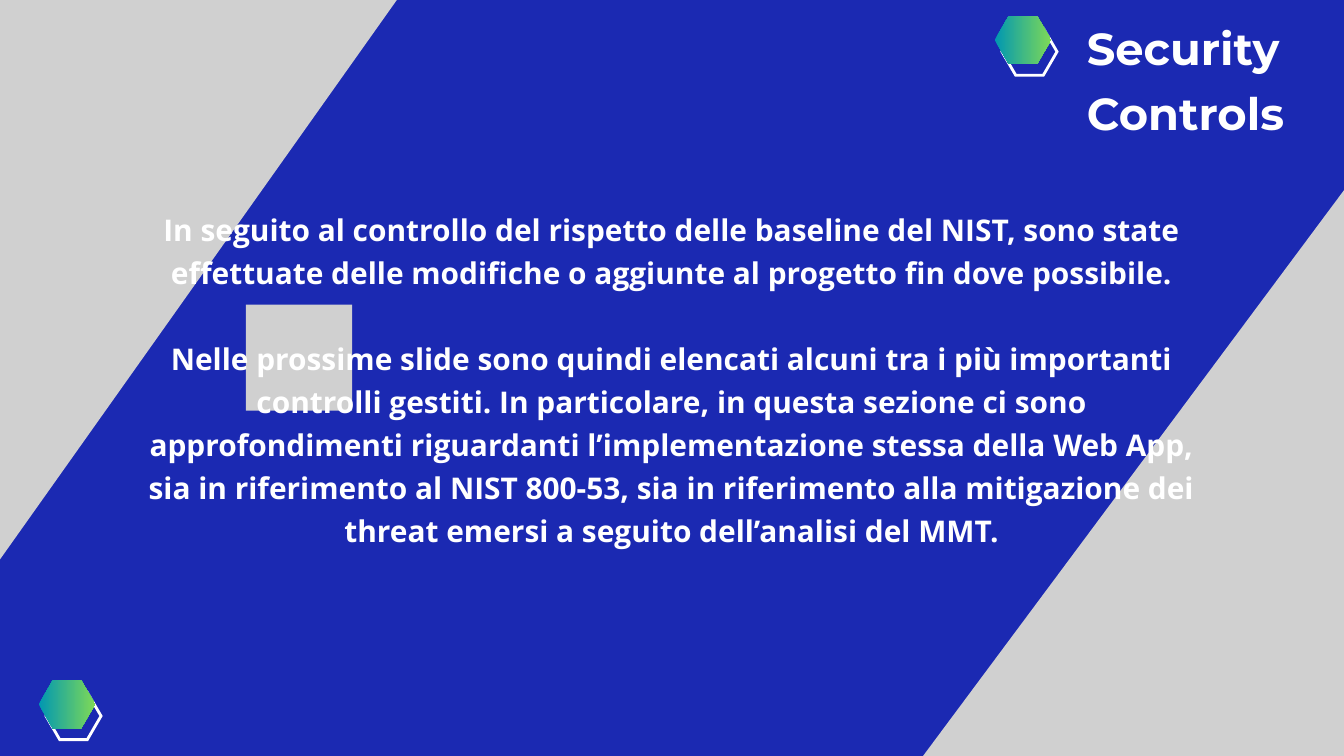
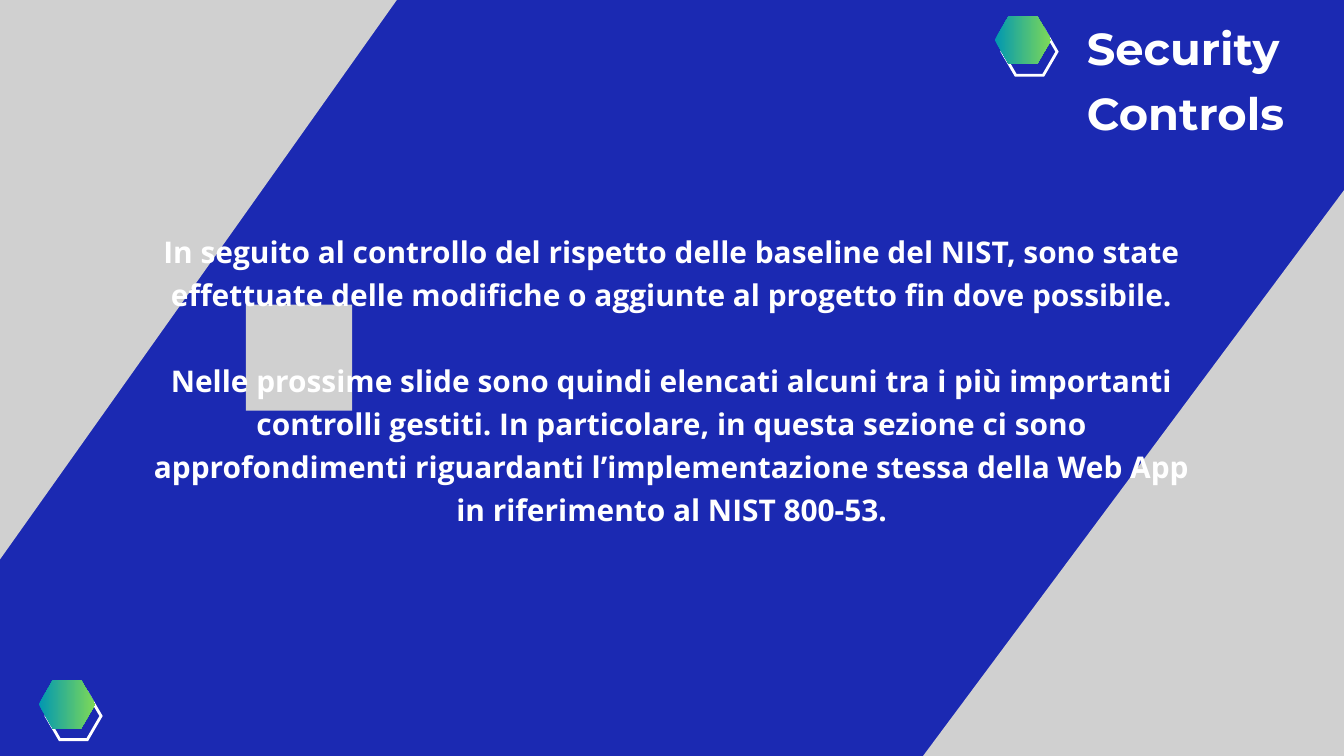
Before and after one commit to GiadaOttaiano/SystemSecurity, a slide deck: slide 94 of SystemSecurity.pptx (slide 82 before the commit). Drawn at 1344x756 pixels with LibreOffice and Linux fonts; fonts in the diff are those of the drawing; grey boxes stand for pictures. Boxes give left, top, right and bottom in pixels: in the first picture for what was removed or moved away, otherwise in the second. Text is boxed around its words. In the diff, an @@ line names an element or a change of style, - is before the commit and + after.

```diff
--- a/SystemSecurity.pptx
+++ b/SystemSecurity.pptx
@@ text "In seguito al controllo del ...": place and size @@
-text "In seguito al controllo del ..." at bbox=[149, 213, 1194, 549]
+text "In seguito al controllo del ..." at bbox=[154, 235, 1188, 522]
@@ text at bbox=[154, 364, 1188, 522]: text changed @@
-Nelle prossime slide sono quindi elencati alcuni tra i più importanti controlli gestiti. In particolare, in questa sezione ci sono approfondimenti riguardanti l’implementazione stessa della Web App, sia in riferimento al NIST 800-53, sia in riferimento alla mitigazione dei threat emersi a seguito dell’analisi del MMT.
+Nelle prossime slide sono quindi elencati alcuni tra i più importanti controlli gestiti. In particolare, in questa sezione ci sono approfondimenti riguardanti l’implementazione stessa della Web App in riferimento al NIST 800-53.
```
Also in this commit, not shown: 8 other slides changed, 17 slides added, 1 slide removed.
